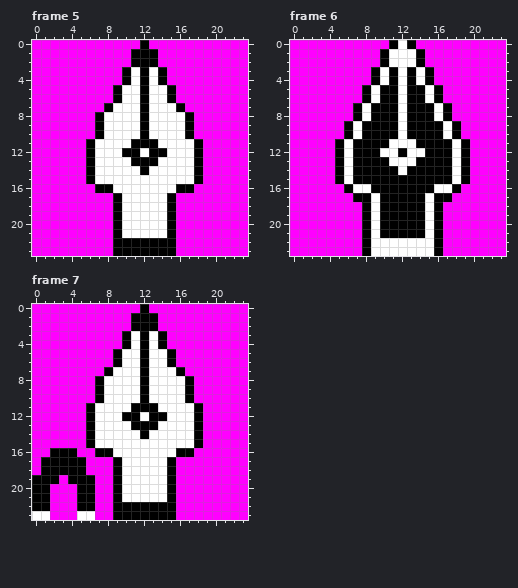
A pixel-art file gets an edit: data/icon-set.ase. Above is the file before it was changed.
24x24 pixels, 40 frames. Shown: frame 5, frame 6, frame 7.
After the commit:
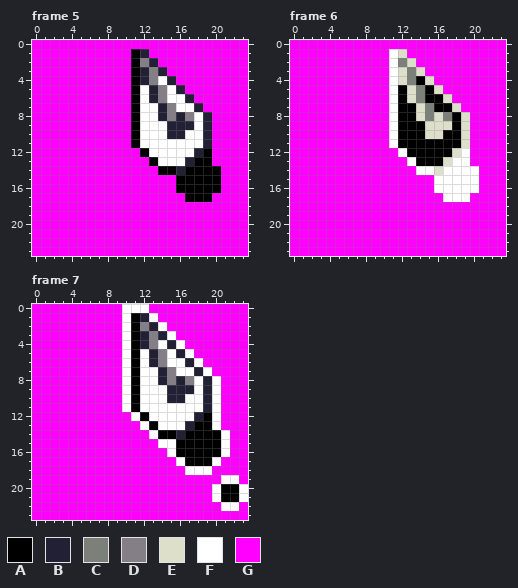
Palette (. is transparent): A #000000  B #222034  C #7b8178  D #847e87  E #dddfcb  F #ffffff  G #ff00ff
Difference:
Frame 5, layer "Layer 1":
y 0: x 12 A -> G
y 1: x 12..13 AA -> BG
y 2: x 12..13 AA -> DB
y 3: x 10..14 AFAFA -> GABDB
y 4: x 10..15 AFAFAG -> GABDFB
y 5: x 9..16 AFFAFFAG -> GGAFBDFB
y 6: x 9..17 AFFAFFAGG -> GGAFBDFFB
y 7: x 8..12 AFFFA -> GGGAF; x 14..18 FFAGG -> BDFFB
y 8: x 7..12 AFFFFA -> GGGGAF; x 14..19 FFFAGG -> BDBDFB
y 9: x 7..12 AFFFFA -> GGGGAF; x 15..19 FFAGG -> BBBFB
y 10: x 7..12 AFFFFA -> GGGGAF; x 15..19 FFAGG -> BBFFB
y 11: x 6..10 AFFFF -> GGGGG; x 12..13 AA -> FF; x 18..19 AG -> FB
y 12: x 6..14 AFFFAAFAA -> GGGGGGAFF; x 18..19 AG -> BA
y 13: x 6..12 AFFFFAA -> GGGGGGG; x 17 F -> B; x 19 G -> A
y 14: x 6..17 AFFFFFAFFFFF -> GGGGGGGGAABA; x 19..20 GG -> AA
y 15: x 6..17 AFFFFFFFFFFF -> GGGGGGGGGGAA; x 19..20 GG -> AA
y 16: x 7..15 AAFFFFFFF -> GGGGGGGGG; x 18..20 GGG -> AAA
y 17: x 9..15 AFFFFFA -> GGGGGGG; x 17..19 GGG -> AAA
y 18..21: x 9..15 AFFFFFA -> GGGGGGG
y 22..23: x 9..15 AAAAAAA -> GGGGGGG
Frame 6, layer "Layer 1":
y 0: x 11..13 AFA -> GGG
y 1: x 10 A -> G; x 12..14 FFA -> EGG
y 2: x 10 A -> G; x 12..14 FFA -> CEG
y 3: x 9..15 AFAFAFA -> GGFECEG
y 4: x 9..15 AFAFAFA -> GGFECAE
y 5: x 8..16 AFAAFAAFA -> GGGFAECAE
y 6: x 8..15 AFAAFAAF -> GGGFAECA; x 17 G -> E
y 7: x 7..12 AFAAAF -> GGGGFA; x 14..16 AAF -> ECA; x 18 G -> E
y 8: x 7..12 AFAAAF -> GGGGFA; x 14..19 AAFAGG -> ECECAE
y 9: x 6..12 AFAAAAF -> GGGGGFA; x 15..17 AAF -> EEE; x 19 G -> E
y 10: x 6..12 AFAAAAF -> GGGGGFA; x 15..17 AAF -> EEA; x 19 G -> E
y 11: x 5..10 AFAAAA -> GGGGGG; x 12..13 FF -> AA; x 18..19 FA -> AE
y 12: x 5..14 AFAAAFFAFF -> GGGGGGGFAA; x 18..19 FA -> EF
y 13: x 5..12 AFAAAAFF -> GGGGGGGG; x 17 A -> E; x 19 A -> F
y 14: x 5..17 AFAAAAAFAAAAA -> GGGGGGGGGFFEF; x 19..20 AG -> FF
y 15: x 5..17 AFAAAAAAAAAAA -> GGGGGGGGGGGFF; x 19..20 AG -> FF
y 16: x 6..15 AFFAAAAAAA -> GGGGGGGGGG; x 18..20 AGG -> FFF
y 17: x 7..19 AAFAAAAAFAAGG -> GGGGGGGGGGFFF
y 18..21: x 8..16 AFAAAAAFA -> GGGGGGGGG
y 22..23: x 8..16 AFFFFFFFA -> GGGGGGGGG
Frame 7, layer "Layer 1":
y 0: x 10..12 GGA -> FFF
y 1: x 10 G -> F; x 12..13 AA -> BF
y 2: x 10 G -> F; x 12..14 AAG -> DBF
y 3: x 10..15 AFAFAG -> FABDBF
y 4: x 10..16 AFAFAGG -> FABDFBF
y 5: x 9 A -> G; x 11..17 FAFFAGG -> AFBDFBF
y 6: x 9 A -> G; x 11..18 FAFFAGGG -> AFBDFFBF
y 7: x 8..9 AF -> GG; x 11..12 FA -> AF; x 14..19 FFAGGG -> BDFFBF
y 8: x 7..9 AFF -> GGG; x 11..12 FA -> AF; x 14..20 FFFAGGG -> BDBDFBF
y 9: x 7..9 AFF -> GGG; x 11..12 FA -> AF; x 15..20 FFAGGG -> BBBFBF
y 10: x 7..9 AFF -> GGG; x 11..12 FA -> AF; x 15..20 FFAGGG -> BBFFBF
y 11: x 6..9 AFFF -> GGGG; x 12..13 AA -> FF; x 18..20 AGG -> FBF
y 12: x 6..14 AFFFAAFAA -> GGGGGFAFF; x 18..20 AGG -> BAF
y 13: x 6..12 AFFFFAA -> GGGGGGF; x 17 F -> B; x 19..20 GG -> AF
y 14: x 6..12 AFFFFFA -> GGGGGGG; x 14..17 FFFF -> AABA; x 19..21 GGG -> AAF
y 15: x 6..13 AFFFFFFF -> GGGGGGGG; x 16..17 FF -> AA; x 19..21 GGG -> AAF
y 16: x 2..4 AAA -> GGG; x 7..14 AAFFFFFF -> GGGGGGGG; x 18..21 GGGG -> AAAF
y 17: x 1..5 AAAAA -> GGGGG; x 9..20 AFFFFFAGGGGG -> GGGGGGGFAAAF
y 18: x 1..5 AAAAA -> GGGGG; x 9..15 AFFFFFA -> GGGGGGG; x 17..19 GGG -> FFF
y 19: x 0..2 AAA -> GGG; x 4..6 AAA -> GGG; x 9..15 AFFFFFA -> GGGGGGG; x 21..22 GG -> FF
y 20..21: x 0..1 AA -> GG; x 5..6 AA -> GG; x 9..15 AFFFFFA -> GGGGGGG; x 20..23 GGGG -> FAAF
y 22: x 0..1 AA -> GG; x 5..6 AA -> GG; x 9..15 AAAAAAA -> GGGGGGG; x 21..22 GG -> FF
y 23: x 0..1 FF -> GG; x 5..6 FF -> GG; x 9..15 AAAAAAA -> GGGGGGG
Boxes around the changes in both pictures, in picture pixels (x1, y1, x2, y2):
changed: (86, 40, 221, 256)
changed: (335, 40, 479, 256)
changed: (32, 304, 248, 520)
